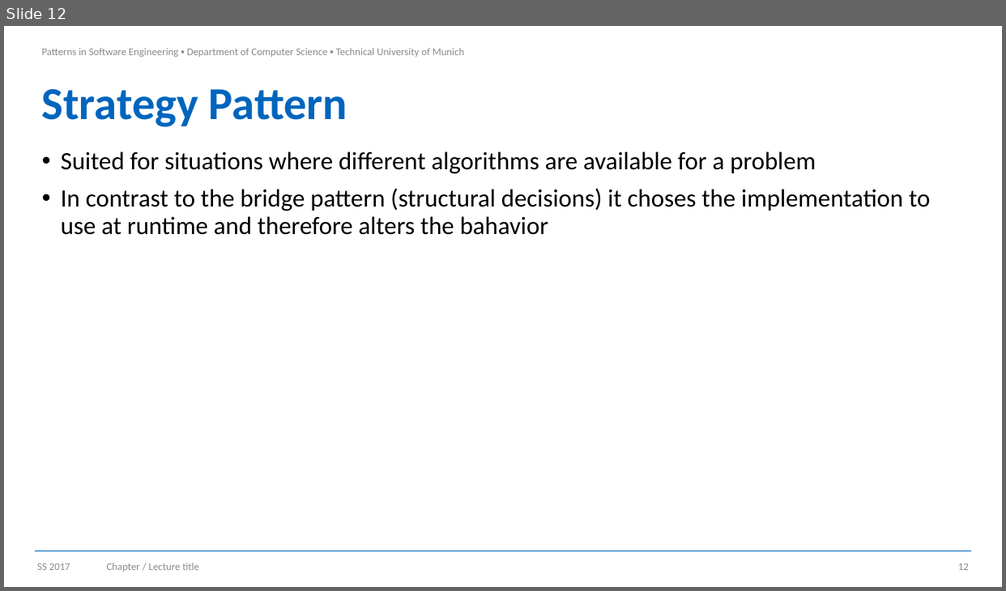
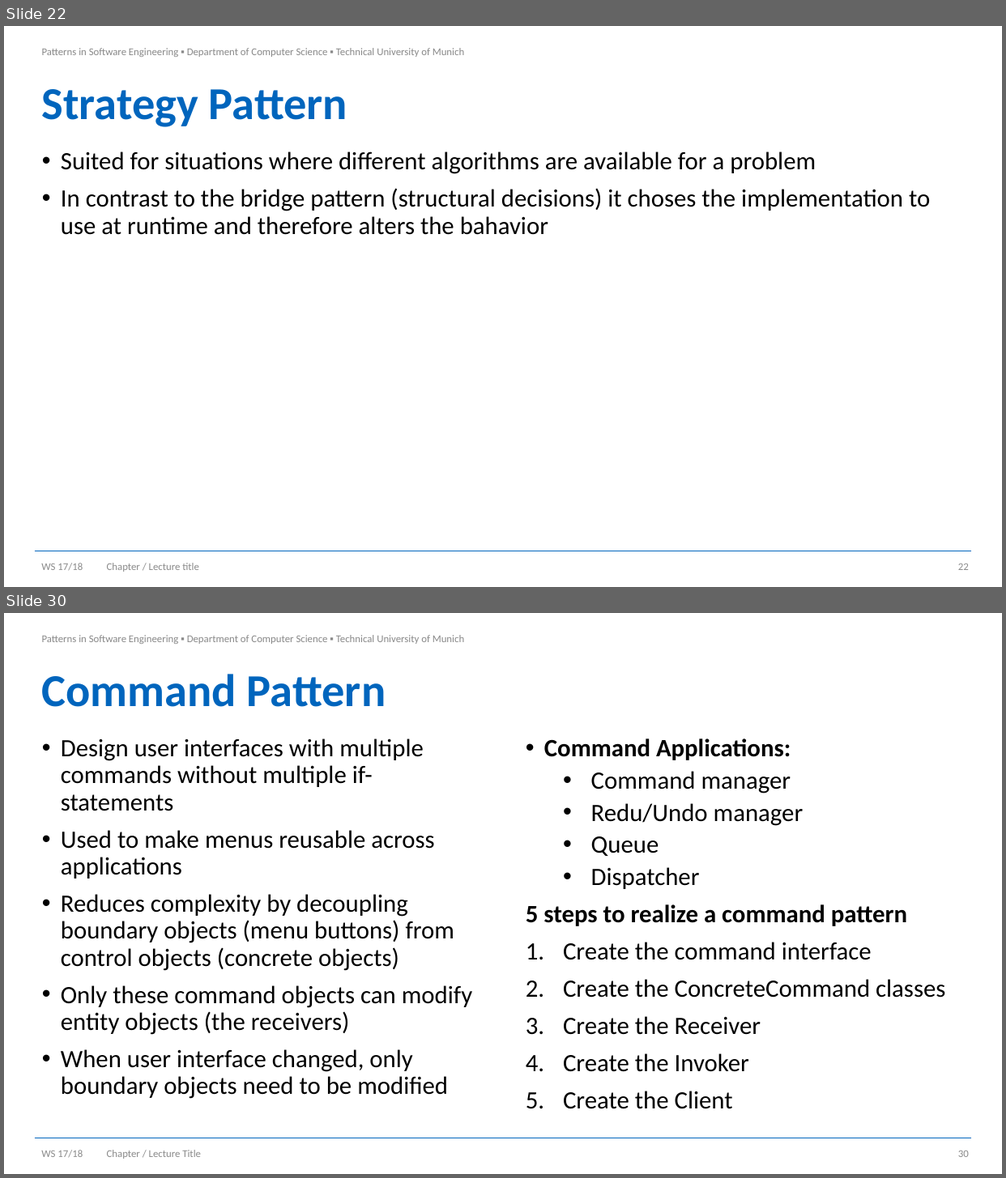
Before and after one commit to Brucknem-TUMProjects/pattern-in-software-engineering-summary, a slide deck: Record_cards/cards.pptx. Shown one above the other, each under a label of ours: slide 12 before the commit, slides 22 and 30 after it; the slides between them are not shown. The pictures are 1006x591 and 1006x1178 pixels, drawn with LibreOffice and Linux fonts; fonts in the diff are those of the drawing; background and template pictures are left out. Boxes give left, top, right and bottom in pixels: in the first picture for what was removed or moved away, otherwise in the second. Text is boxed around its words. In the diff, an @@ line names an element or a change of style, - is before the commit and + after.

```diff
--- a/Record_cards/cards.pptx
+++ b/Record_cards/cards.pptx
@@ slide 30 added at bbox=[4, 613, 1002, 1174], background #FFFFFF; not listed: 2 template elements that a slide beside it also shows @@
@@ title added at bbox=[42, 674, 386, 707], 44 pt, text #0065BD, bold @@
+Command Pattern
@@ text added at bbox=[61, 739, 473, 1099], 24 pt, text #000000 @@
+• Design user interfaces with multiple commands without multiple if-statements
+• Used to make menus reusable across applications
+• Reduces complexity by decoupling boundary objects (menu buttons) from control objects (concrete objects)
+• Only these command objects can modify entity objects (the receivers)
+• When user interface changed, only boundary objects need to be modified
@@ text added at bbox=[526, 739, 945, 1110], 24 pt, text #000000 @@
+• Command Applications:
+  • Command manager
+  • Redu/Undo manager
+  • Queue
+  • Dispatcher
+5 steps to realize a command pattern
+1. Create the command interface
+2. Create the ConcreteCommand classes
+3. Create the Receiver
+4. Create the Invoker
+5. Create the Client
@@ text added at bbox=[41, 1150, 83, 1158], 10 pt, text #8C8C8C @@
+WS 17/18
@@ text added at bbox=[107, 1150, 201, 1159], 10 pt, text #8C8C8C @@
+Chapter / Lecture Title
@@ page number added at bbox=[958, 1151, 969, 1157], 10 pt, text #8C8C8C @@
+30
@@ what was slide 12 is now slide 22 @@
@@ slide 22 changed as well @@
@@ text at bbox=[41, 563, 83, 571]: text changed @@
-SS 2017
+WS 17/18
@@ page number at bbox=[958, 564, 969, 570]: text changed @@
-12
+22
```
Also in this commit, not shown: 11 other slides changed, 88 other slides added, 16 other files.
